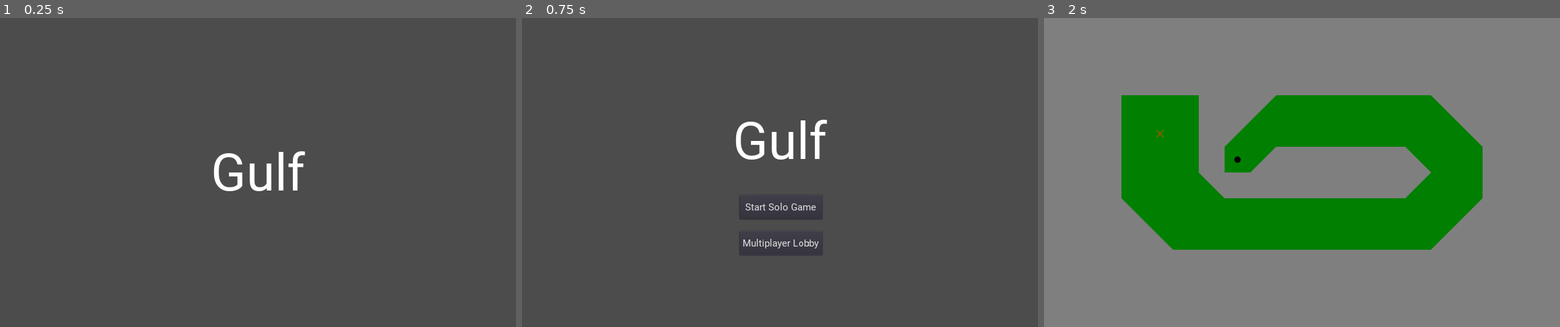
Above: before the commit, frames 1-3 (left to right).
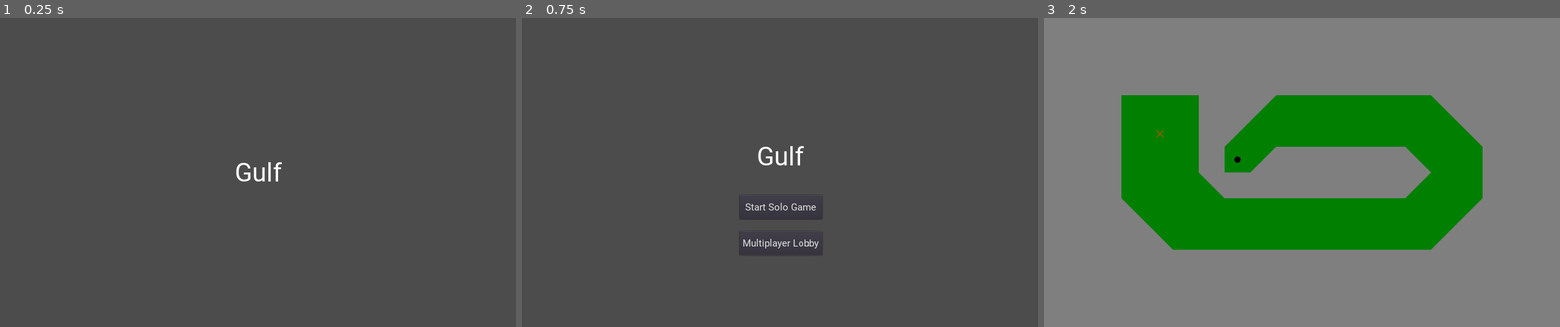
Above: after the commit, the same moments.

Repository: Halfwhit/Gulf
Game: Godot game, scene res://Scenes/Main.tscn
Two runs of this game, one before a commit and one after it. Both use one fixed random seed, a clock stepped at 60 frames per second and the inputs below.
Inputs (mouse positions are in pixels of both pictures, inside the frame that each line leads up to):
- Up to frame 1 (0.25 s): no input
- Up to frame 2 (0.75 s): tap Enter at 0.5 s; move the mouse to (893, 157) at 0.52 s; click (893, 157) at 0.6 s
- Up to frame 3 (2 s): click "Start Solo Game" at 1.25 s

The runs differ from the first frame. In frame 1, 0.9% of the frame differs, in the area x 41-60%, y 43-57%; in frame 2, 0.9%; in frame 3, nothing differs.

Commit message:
Multiplayer games are now possible!

Diff:
--- a/Fonts/title.tres
+++ b/Fonts/title.tres
@@ -4,5 +4,5 @@
 font_path = "res://Fonts/Roboto-Regular.ttf"
 
 [resource]
-size = 128
+size = 64
 font_data = SubResource( 1 )
--- a/Scenes/Assets/Player.tscn
+++ b/Scenes/Assets/Player.tscn
@@ -1,7 +1,8 @@
-[gd_scene load_steps=5 format=2]
+[gd_scene load_steps=6 format=2]
 
 [ext_resource path="res://Scenes/Assets/Player.gd" type="Script" id=1]
 [ext_resource path="res://Resources/ball.png" type="Texture" id=2]
+[ext_resource path="res://Fonts/title.tres" type="DynamicFont" id=3]
 
 [sub_resource type="CircleShape2D" id=1]
 radius = 25.0
@@ -12,7 +13,6 @@
 
 [node name="Player" type="KinematicBody2D"]
 scale = Vector2( 0.25, 0.25 )
-collision_layer = 0
 collision_mask = 7
 script = ExtResource( 1 )
 
@@ -32,10 +32,10 @@
 anchor_top = 0.5
 anchor_right = 0.5
 anchor_bottom = 0.5
-margin_left = -19.9075
-margin_top = -6.74271
-margin_right = 20.0925
-margin_bottom = 7.25729
+margin_right = 85.0
+margin_bottom = 38.0
+size_flags_stretch_ratio = 0.0
+custom_fonts/font = ExtResource( 3 )
 text = "Name"
 align = 1
 valign = 1
--- a/Scenes/Levels/TestLevel.tscn
+++ b/Scenes/Levels/TestLevel.tscn
@@ -1,7 +1,8 @@
-[gd_scene load_steps=3 format=2]
+[gd_scene load_steps=4 format=2]
 
 [ext_resource path="res://Scenes/Levels/LevelController.gd" type="Script" id=1]
 [ext_resource path="res://Resources/tileset.tres" type="TileSet" id=2]
+[ext_resource path="res://Scenes/Assets/Player.tscn" type="PackedScene" id=3]
 
 [node name="TestLevel" type="Node2D"]
 pause_mode = 1
@@ -14,3 +15,9 @@
 __meta__ = {
 "_edit_lock_": true
 }
+
+[node name="Player" parent="." instance=ExtResource( 3 )]
+position = Vector2( 174.736, 162.105 )
+
+[node name="Player2" parent="." instance=ExtResource( 3 )]
+position = Vector2( 178.947, 223.157 )
--- a/multiGlobal.gd
+++ b/multiGlobal.gd
@@ -53,7 +53,7 @@
 
 # Lobby management functions
 remote func register_player(id, new_player_name):
-	print("Adding " + new_player_name + " with an id of: " + str(id))
+	players[id] = new_player_name
 	if get_tree().is_network_server():
 		# If we are the server, let everyone know about the new player
 		rpc_id(id, "register_player", 1, player_name) # Send myself to new dude
@@ -61,7 +61,7 @@
 			rpc_id(id, "register_player", p_id, players[p_id]) # Send player to new dude
 			rpc_id(p_id, "register_player", id, new_player_name) # Send new dude to player
 
-	players[id] = new_player_name
+	print("Adding " + new_player_name + " with an id of: " + str(id))
 	emit_signal("player_list_changed")
 
 remote func unregister_player(id):
@@ -117,7 +117,7 @@
 	var host = NetworkedMultiplayerENet.new()
 	host.create_server(DEFAULT_PORT, MAX_PEERS)
 	get_tree().set_network_peer(host)
-	#players[1] = player_name
+	register_player(get_tree().get_network_unique_id(), player_name)
 
 func join_game(ip, new_player_name):
 	player_name = new_player_name
@@ -136,12 +136,8 @@
 
 func begin_game():
 	assert(get_tree().is_network_server())
-	if players.size() == 0:
-		players[1] = player_name
-		print("Riding solo")
-	for p in players:
-		rpc_id(p, "pre_start_game")
-
+	for p_id in players:
+		rpc_id(p_id, "pre_start_game")
 	pre_start_game()
 
 func end_game():
@@ -159,7 +155,9 @@
 	players_finished += 1
 	if players_finished == players.size():
 		global.holes_completed += 1
+		print("Holes completed: " + str(global.holes_completed))
 		global.get_next_level()
+		players_finished = 0
 		end_game()
 
 func _ready():
Not shown, changed: Export/Gulf.pck
